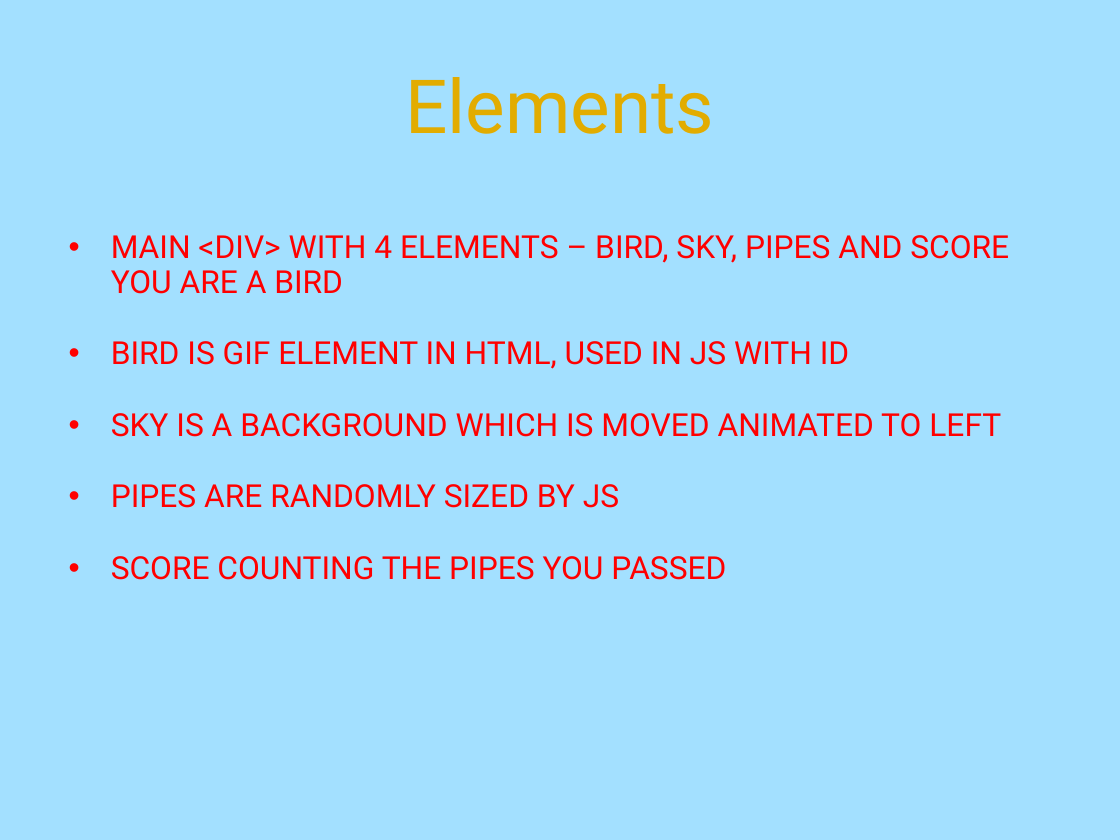
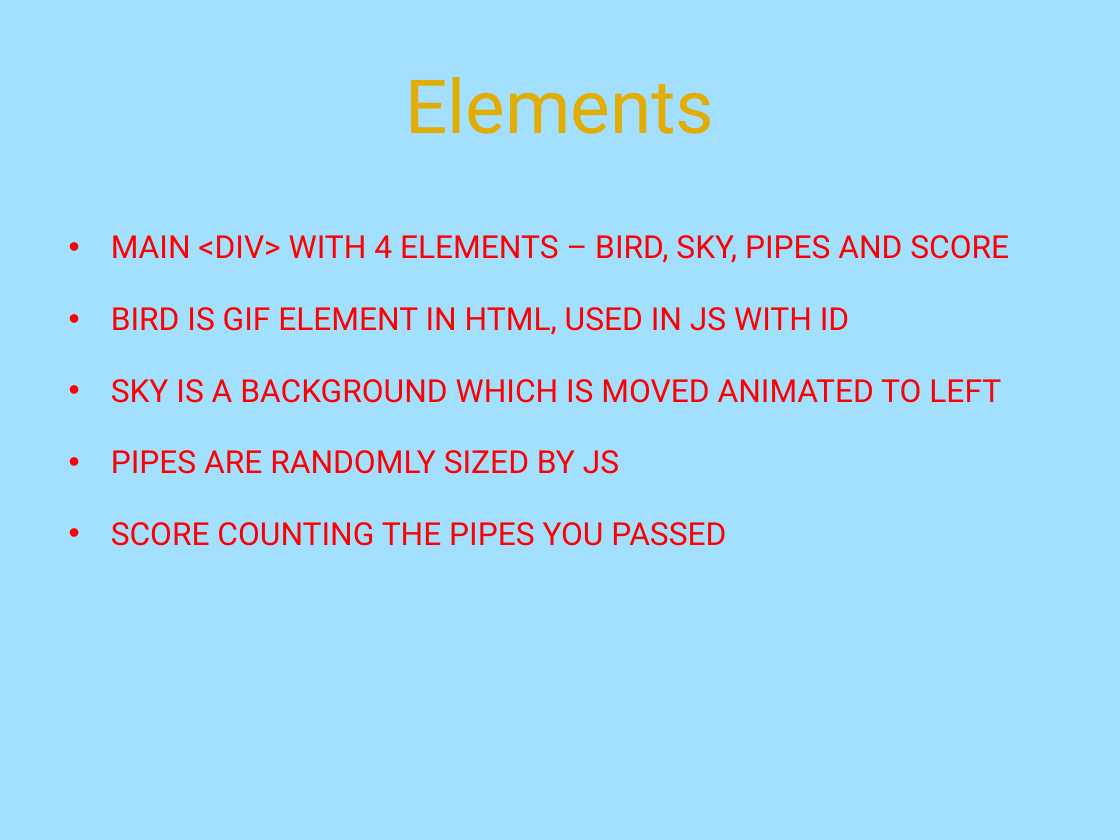
Before and after one commit to Gardax/flappyBird---Javascipt, a slide deck: slide 3 of prezentation.ppt. Drawn at 1120x840 pixels with LibreOffice and Linux fonts; fonts in the diff are those of the drawing; background and template pictures are left out. Boxes give left, top, right and bottom in pixels: in the first picture for what was removed or moved away, otherwise in the second. Text is boxed around its words. In the diff, an @@ line names an element or a change of style, - is before the commit and + after.

```diff
--- a/prezentation.ppt
+++ b/prezentation.ppt
@@ text at box(111, 235, 1009, 263): text changed @@
-• MAIN <DIV> WITH 4 ELEMENTS – BIRD, SKY, PIPES AND SCORE YOU ARE A BIRD
+• MAIN <DIV> WITH 4 ELEMENTS – BIRD, SKY, PIPES AND SCORE
```
Also in this commit, not shown: 1 other file.
